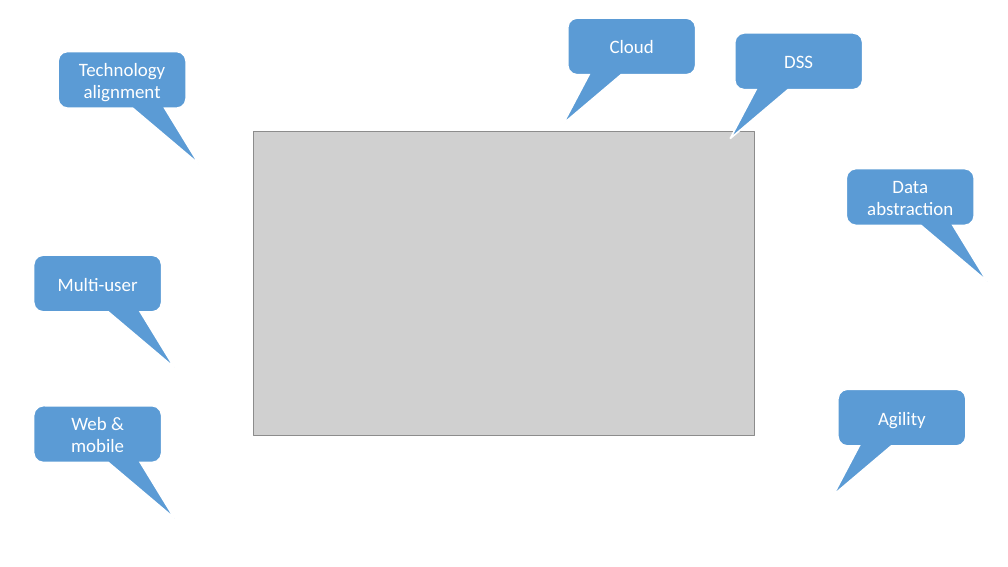
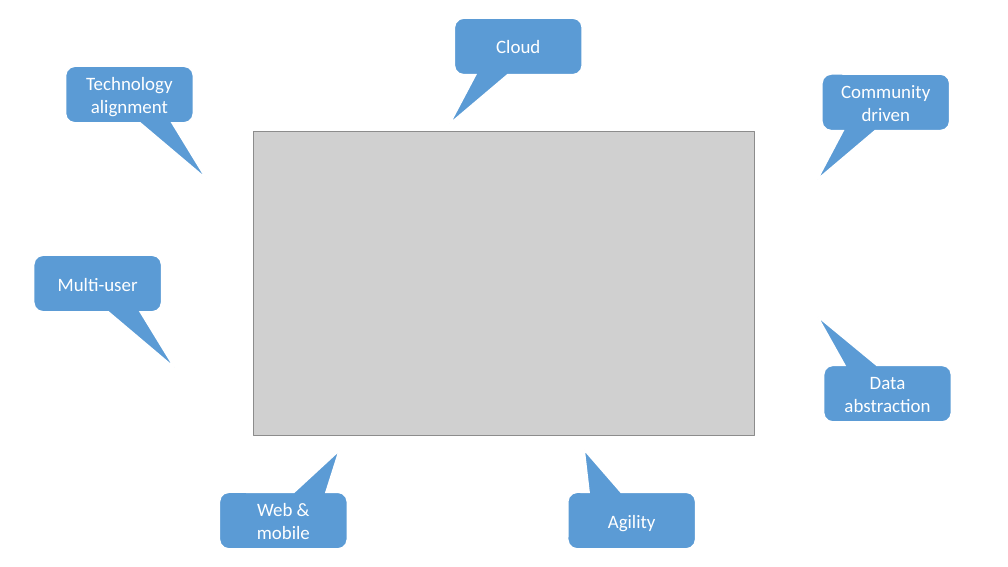
Before and after one commit to DHI/DomainServicesCourse, a slide deck: slide 10 of Presentations/DS-course-1-introduction.pptx. Drawn at 1008x567 pixels with LibreOffice and Linux fonts; fonts in the diff are those of the drawing; grey boxes stand for pictures. Boxes give left, top, right and bottom in pixels: in the first picture for what was removed or moved away, otherwise in the second. Text is boxed around its words. In the diff, an @@ line names an element or a change of style, - is before the commit and + after.

```diff
--- a/Presentations/DS-course-1-introduction.pptx
+++ b/Presentations/DS-course-1-introduction.pptx
@@ rounded speech box "Cloud": place and size @@
-rounded speech box "Cloud" at <box>568,18,696,75</box>
+rounded speech box "Cloud" at <box>454,18,582,75</box>
@@ rounded speech box "Technology alignment": place and size @@
-rounded speech box "Technology alignment" at <box>58,51,186,108</box>
+rounded speech box "Technology alignment" at <box>66,67,194,123</box>
@@ rounded speech box "Community driven": place and size @@
-rounded speech box "Community driven" at <box>735,33,863,90</box>
+rounded speech box "Community driven" at <box>822,74,950,131</box>
@@ text in rounded speech box at <box>841,85,930,121</box>: text changed @@
-DSS
+Community driven
@@ rounded speech box "Data abstraction": place and size @@
-rounded speech box "Data abstraction" at <box>846,169,974,225</box>
+rounded speech box "Data abstraction" at <box>823,365,951,422</box>
@@ rounded speech box "Web & mobile": place and size @@
-rounded speech box "Web & mobile" at <box>34,406,162,463</box>
+rounded speech box "Web & mobile" at <box>219,492,347,549</box>
@@ proportions changed in 3 elements at <box>219,492,347,549</box>, <box>823,365,951,422</box>, <box>568,492,696,549</box> @@
@@ rounded speech box "Agility": place and size @@
-rounded speech box "Agility" at <box>838,389,966,446</box>
+rounded speech box "Agility" at <box>568,492,696,549</box>
```
Also in this commit, not shown: 7 other slides changed, 4 slides added.
